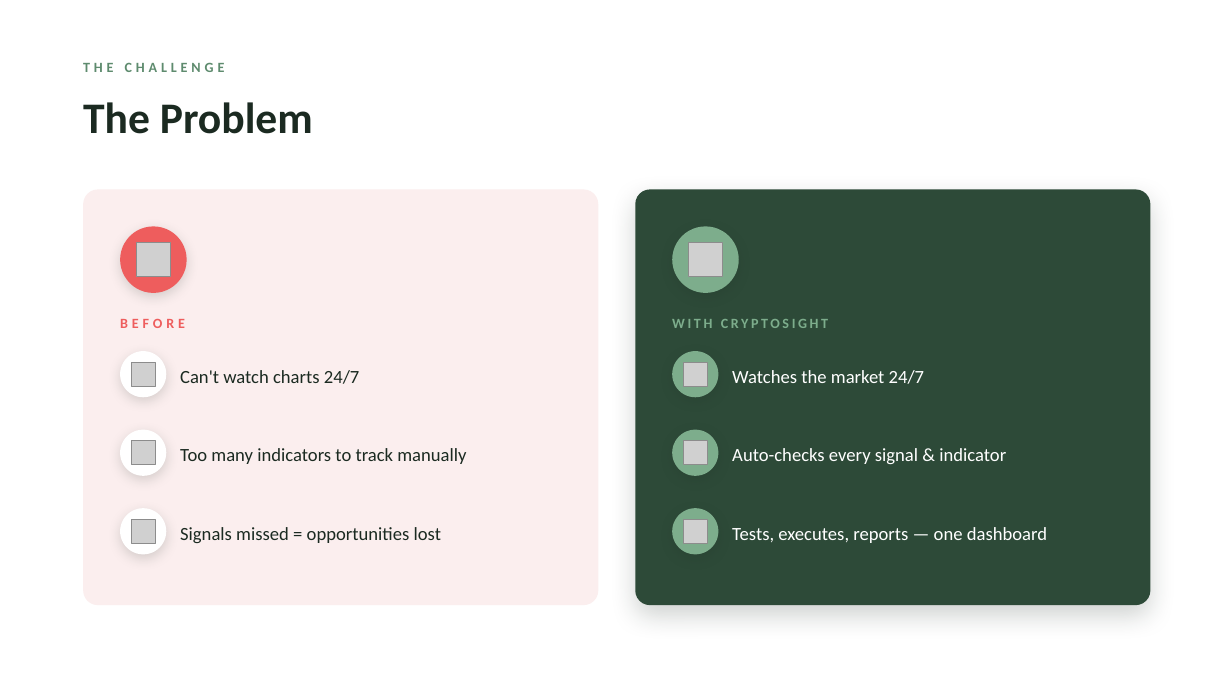
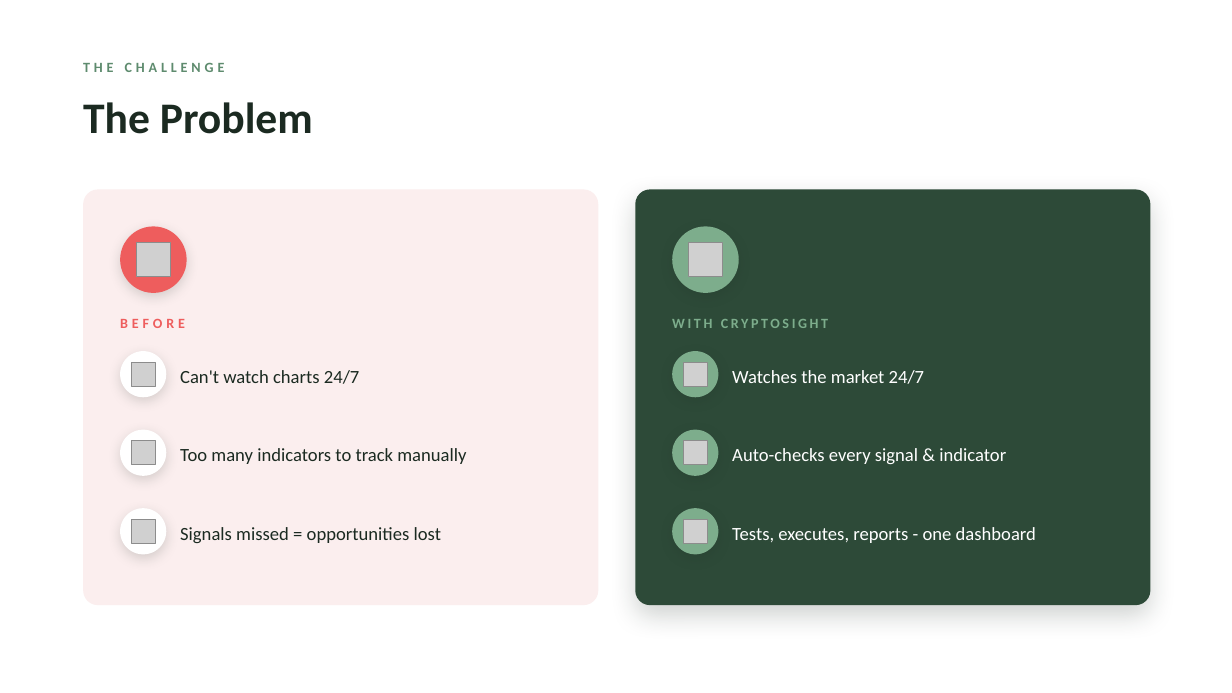
Before and after one commit to 21Afnan/cryptosight, a slide deck: slide 3 of docs/CryptoSight_Presentation.pptx. Drawn at 1232x693 pixels with LibreOffice and Linux fonts; fonts in the diff are those of the drawing; grey boxes stand for pictures; background and template pictures are left out. Boxes give left, top, right and bottom in pixels: in the first picture for what was removed or moved away, otherwise in the second. Text is boxed around its words. In the diff, an @@ line names an element or a change of style, - is before the commit and + after.

```diff
--- a/docs/CryptoSight_Presentation.pptx
+++ b/docs/CryptoSight_Presentation.pptx
@@ text at bbox=[732, 527, 1036, 543]: text changed @@
-Tests, executes, reports — one dashboard
+Tests, executes, reports - one dashboard
```
Also in this commit, not shown: 3 other slides changed, 2 other files.
